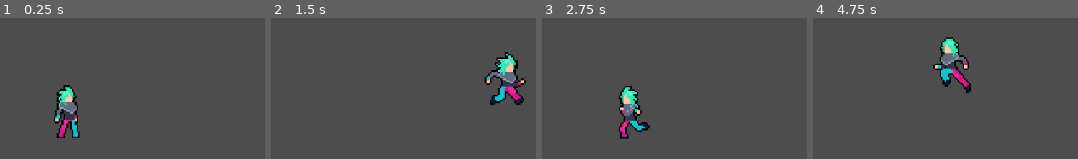
Above: before the commit, frames 1-4 (left to right).
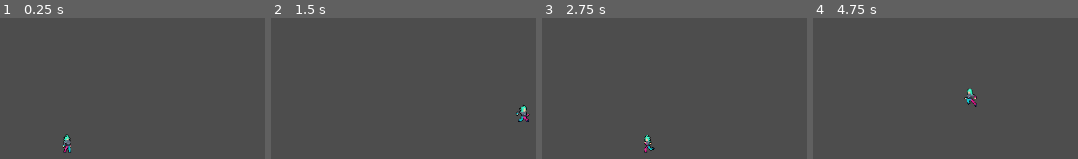
Above: after the commit, the same moments.

Repository: Paradox694/Aerial-Survivor
Game: Godot game, scene res://world.tscn
Same seed, same stepped clock (60 frames per second), same inputs: the game is played once before the commit and once after it.
Inputs:
- Up to frame 1 (0.25 s): no input
- Up to frame 2 (1.5 s): hold Right (move_right) from 0.53 s (still down); tap Up (jump) at 0.77 s
- Up to frame 3 (2.75 s): tap Up (jump) at 1.52 s; release Right (move_right) at 2.03 s; hold Left (move_left) from 2.03 s (still down)
- Up to frame 4 (4.75 s): release Left (move_left) at 2.78 s; hold Right (move_right) 2.78-4.28 s; tap Up (jump) at 3.02, 3.77, 4.52 s; hold Left (move_left) from 4.28 s (still down)

The runs differ from the first frame. In frame 1, 2.8% of the frame differs, in the area x 20-31%, y 47-96%; in frame 2, 3.4%, in the area x 80-98%, y 24-74%; in frame 3, 2.7%; in frame 4, 3.1%.

Commit message:
Little fix

Diff:
--- a/world.tscn
+++ b/world.tscn
@@ -147,7 +147,6 @@
 
 [node name="Player" type="CharacterBody2D" parent="."]
 position = Vector2(121, 584)
-scale = Vector2(3, 3)
 script = ExtResource("1_yo3gj")
 
 [node name="Sprite2D" type="Sprite2D" parent="Player"]
@@ -157,7 +156,6 @@
 texture = ExtResource("2_lot1b")
 hframes = 14
 vframes = 2
-frame = 13
 
 [node name="PlayerAnimation" type="AnimationPlayer" parent="Player/Sprite2D"]
 libraries = {
